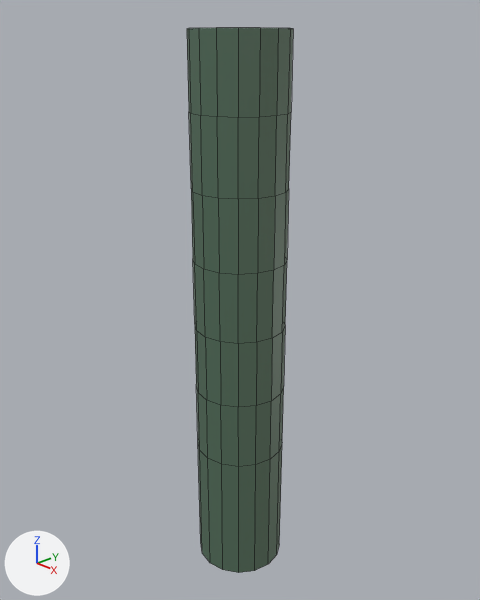
The Blender file assets/anim.blend as it was, and as the next commit left it.
The view is the same before and after, from a 50 mm lens placed at (1.647, -1.549, 1.991), pointed at (-0.024, 0.023, 1.095). Every picture has the same lights, and +X, +Y and +Z are marked at lower left. Mesh edges are drawn as thin lines.
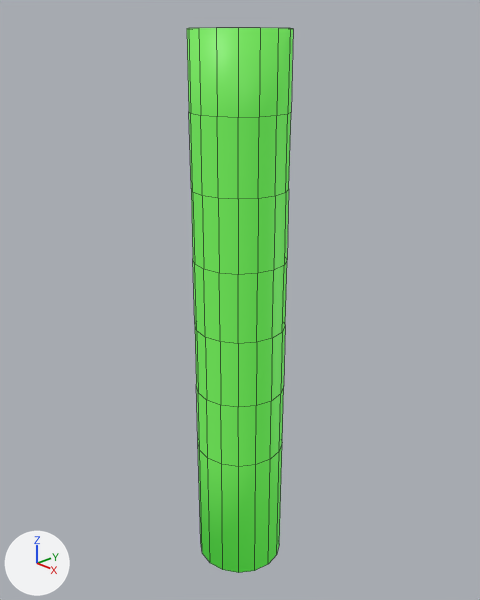
What differs and where, as boxes (x1, y1, x2, y2) in the pictures (480 x 600 px):
```json
{"object": "Cylinder", "change": "recoloured, surface changed, shading changed", "before": [187, 28, 293, 573], "after": [187, 28, 293, 573]}
```

The change, as JSON lines over the scene's bpy script:
```json
{"op": "set", "path": "mat_material_001.base_color", "old": "(0.0312, 0.103, 0.0653)", "new": "(0.182, 0.474, 0.101)", "note": "dark green #315a48 -> green #76b759"}
{"op": "set", "path": "mat_material_001.emission_color", "old": "(0.0159, 0.0155, 0.011)", "new": "(0.0319, 0.707, 0.028)", "note": "black #22211b -> green #32db2f"}
{"op": "set", "path": "mat_material_001.emission_strength", "old": "2.0", "new": "0.5"}
{"block": "me_cylinder_001", "where": "me_cylinder_001.from_pydata(...)  # 128 vertices, 114 faces; spans x -0.17..0.17, y -0.17..0.17, z 0.0..2.02"}
{"block": "me_cylinder_001", "where": "# used by ob_cylinder; location = (0.0, 0.0, 0.0)"}
{"block": "me_cylinder_001", "change": "me_cylinder_001 part 1: all faces are now shaded smooth (114 of 114 changed)"}
```
